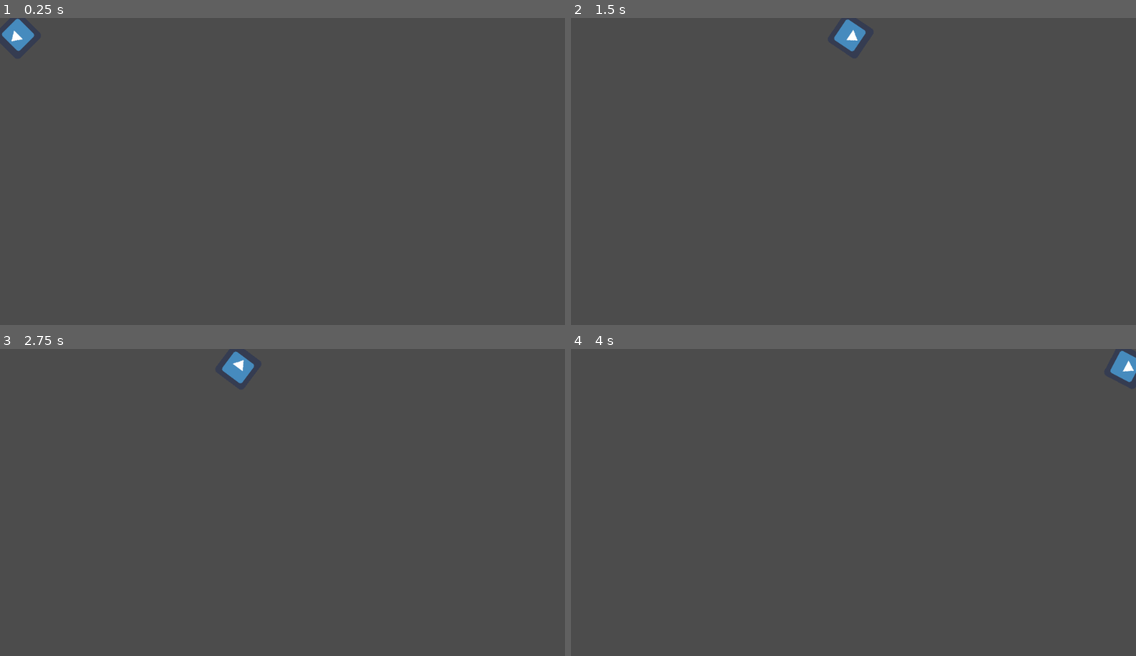
Above: before the commit, frames 1-4 (two rows, left to right).
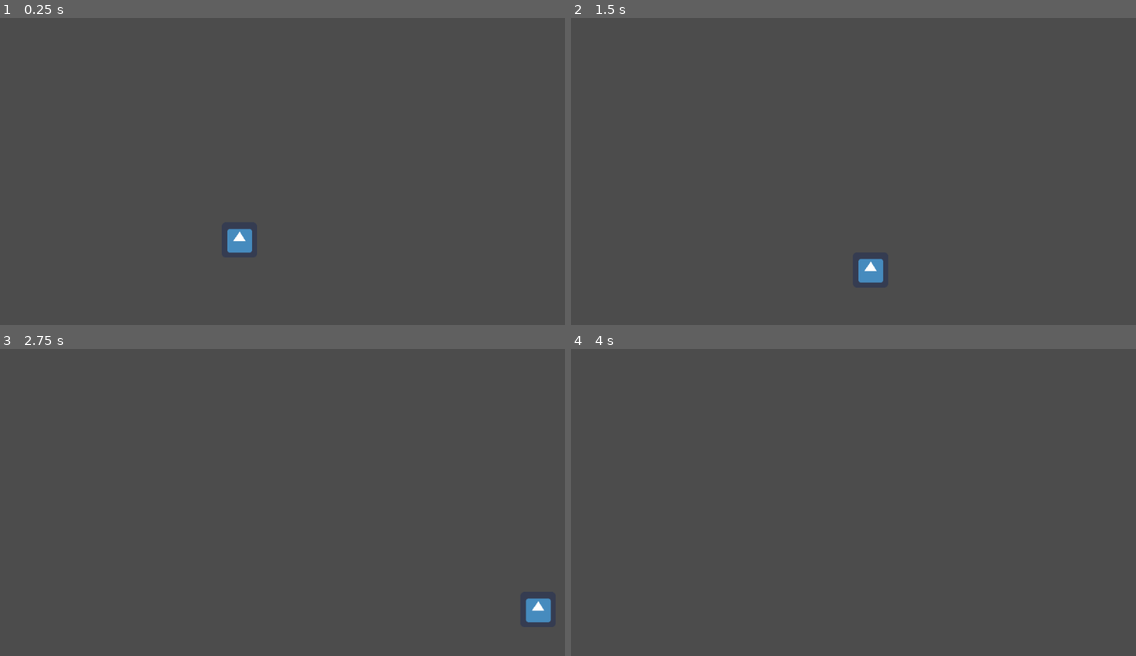
Above: after the commit, the same moments.

Repository: joshheinrichs/ggj-2021
Game: Godot game, scene res://Game.tscn
Same seed, same stepped clock (60 frames per second), same inputs: the game is played once before the commit and once after it. The engine's default icon, where the game draws it, is replaced by a stand-in: a white triangle on a blue panel in a dark square.
Inputs (mouse positions are in pixels of both pictures, inside the frame that each line leads up to):
- Up to frame 1 (0.25 s): no input
- Up to frame 2 (1.5 s): move the mouse to (977, 165) at 0.52 s; hold D (move_right) from 0.53 s (still down); tap Space (jump, bound only after the commit) at 0.6, 0.77, 1.07, 1.35 s; move the mouse to (740, 199) at 1.27 s
- Up to frame 3 (2.75 s): tap Space (jump, bound only after the commit) at 1.52, 1.82, 2.1 s; move the mouse to (339, 441) at 2.02 s; release D (move_right) at 2.03 s; hold A (move_left) from 2.03 s (still down)
- Up to frame 4 (4 s): move the mouse to (825, 579) at 2.77 s; release A (move_left) at 2.78 s; hold D (move_right) from 2.78 s (still down); tap Space (jump, bound only after the commit) at 2.85, 3.02, 3.32, 3.6, 3.77 s; move the mouse to (1023, 563) at 3.52 s

The runs differ from the first frame. In frame 1, 0.7% of the frame differs, in the area x 0-45%, y 0-77%; in frame 2, 0.7%; in frame 3, 0.7%, in the area x 39-98%, y 0-90%; in frame 4, 0.3%.

Commit message:
squirrel

Diff:
--- a/Game.tscn
+++ b/Game.tscn
@@ -1,8 +1,20 @@
-[gd_scene load_steps=2 format=2]
+[gd_scene load_steps=3 format=2]
 
 [ext_resource path="res://Player.tscn" type="PackedScene" id=1]
 
+[sub_resource type="RectangleShape2D" id=1]
+extents = Vector2( 527.705, 33.9063 )
+
 [node name="Game" type="Node"]
 
+[node name="Ground" type="StaticBody2D" parent="."]
+position = Vector2( 515.418, 584.34 )
+__meta__ = {
+"_edit_group_": true
+}
+
+[node name="CollisionShape2D" type="CollisionShape2D" parent="Ground"]
+shape = SubResource( 1 )
+
 [node name="Player" parent="." instance=ExtResource( 1 )]
-position = Vector2( 32, 32 )
+position = Vector2( 433.903, 363.267 )
--- a/Player.gd
+++ b/Player.gd
@@ -1,19 +1,41 @@
 extends KinematicBody2D
 
-const MOVE_SPEED = 500
+const UP = Vector2(0,-1)
+const GRAVITY = 20
+const JUMP = -600
+const MOVE_SPEED = 20
+const MAX_SPEED = 0
+const DECCEL = 0.9
+var move_vec = Vector2()
+var leftright = 0
 
 func _physics_process(delta):
-	var move_vec = Vector2()
-	if Input.is_action_pressed("move_up"):
-		move_vec.y -= 1
-	if Input.is_action_pressed("move_down"):
-		move_vec.y += 1
-	if Input.is_action_pressed("move_left"):
-		move_vec.x -= 1
-	if Input.is_action_pressed("move_right"):
-		move_vec.x += 1
-	move_vec = move_vec.normalized()
-	move_and_collide(move_vec * MOVE_SPEED * delta)
 
-	var look_vec = get_global_mouse_position() - global_position
-	global_rotation = atan2(look_vec.y, look_vec.x)
+#	if Input.is_action_pressed("move_up"):
+#		move_vec.y = -1 * MOVE_SPEED
+#	if Input.is_action_pressed("move_down"):
+#		move_vec.y = 1 * MOVE_SPEED
+	if Input.is_action_pressed("move_right") and is_on_floor():
+		move_vec.x += 1	* MOVE_SPEED
+	elif Input.is_action_pressed("move_left") and is_on_floor():
+		move_vec.x -= 1	* MOVE_SPEED
+	else:
+		if is_on_floor():
+			move_vec.x *= DECCEL
+
+
+
+	#move_vec = move_vec.normalized() * MOVE_SPEED
+
+	move_vec.y += GRAVITY
+
+	move_vec = move_and_slide(move_vec, UP)
+
+	if is_on_floor() and Input.is_action_just_pressed("jump"):
+		move_vec.y = JUMP
+
+
+
+
+#	var look_vec = get_global_mouse_position() - global_position
+#	global_rotation = atan2(look_vec.y, look_vec.x)
--- a/Player.tscn
+++ b/Player.tscn
@@ -8,9 +8,12 @@
 
 [node name="Player" type="KinematicBody2D"]
 script = ExtResource( 2 )
+__meta__ = {
+"_edit_group_": true
+}
 
-[node name="icon" type="Sprite" parent="."]
+[node name="KinematicBody2D" type="CollisionShape2D" parent="."]
+shape = SubResource( 1 )
+
+[node name="Sprite" type="Sprite" parent="."]
 texture = ExtResource( 1 )
-
-[node name="CollisionShape2D" type="CollisionShape2D" parent="."]
-shape = SubResource( 1 )
--- a/project.godot
+++ b/project.godot
@@ -41,6 +41,11 @@
 "events": [ Object(InputEventKey,"resource_local_to_scene":false,"resource_name":"","device":0,"alt":false,"shift":false,"control":false,"meta":false,"command":false,"pressed":false,"scancode":68,"unicode":0,"echo":false,"script":null)
  ]
 }
+jump={
+"deadzone": 0.5,
+"events": [ Object(InputEventKey,"resource_local_to_scene":false,"resource_name":"","device":0,"alt":false,"shift":false,"control":false,"meta":false,"command":false,"pressed":false,"scancode":32,"unicode":0,"echo":false,"script":null)
+ ]
+}
 
 [rendering]
 
